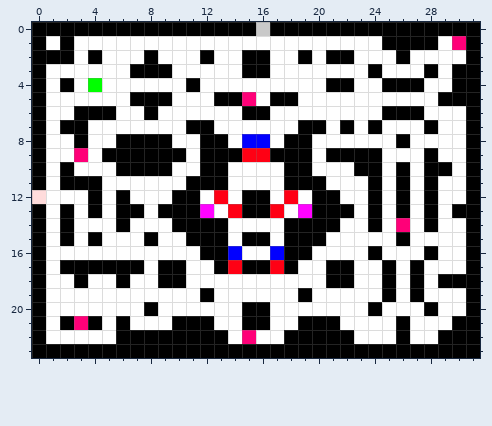
Edited in one commit: pixel-art sprite (Levels/levele5.png). The first picture shows the starting point.
The file is 32x24 pixels. Colours within 5 levels of each other are drawn and written as one.
Now the later version:
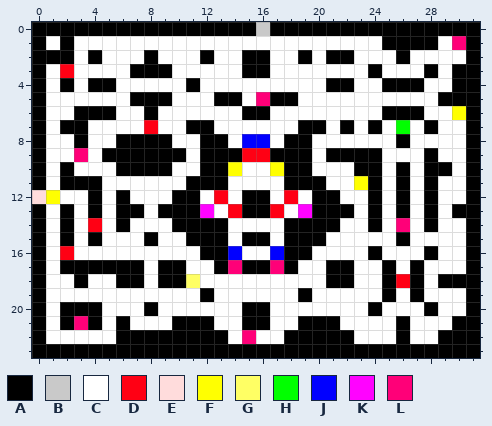
Palette (. is transparent): A #000000  B #c9c9c9  C #ffffff  D #ff0014  E #ffdcdc  F #ffff01  G #ffff64  H #01ff00  J #0100ff  K #ff03ff  L #ff0078
The exact change:
Colour C becomes colour A in row 4 at x 5; in row 18 at x 7; in row 20 at x 2 to 4.
Colour H becomes colour A in row 4 at x 4.
Colour L becomes colour C in row 5 at x 15.
Colour C becomes colour D in row 3 at x 2; in row 7 at x 8; in row 14 at x 4; in row 16 at x 2; in row 18 at x 26.
Colour C becomes colour F in row 6 at x 30; in row 10 at x 14 and 17; in row 11 at x 23; in row 12 at x 1.
Colour C becomes colour G in row 18 at x 11.
Colour C becomes colour H in row 7 at x 26.
Colour C becomes colour L in row 5 at x 16.
Colour D becomes colour L in row 17 at x 14 and 17.
